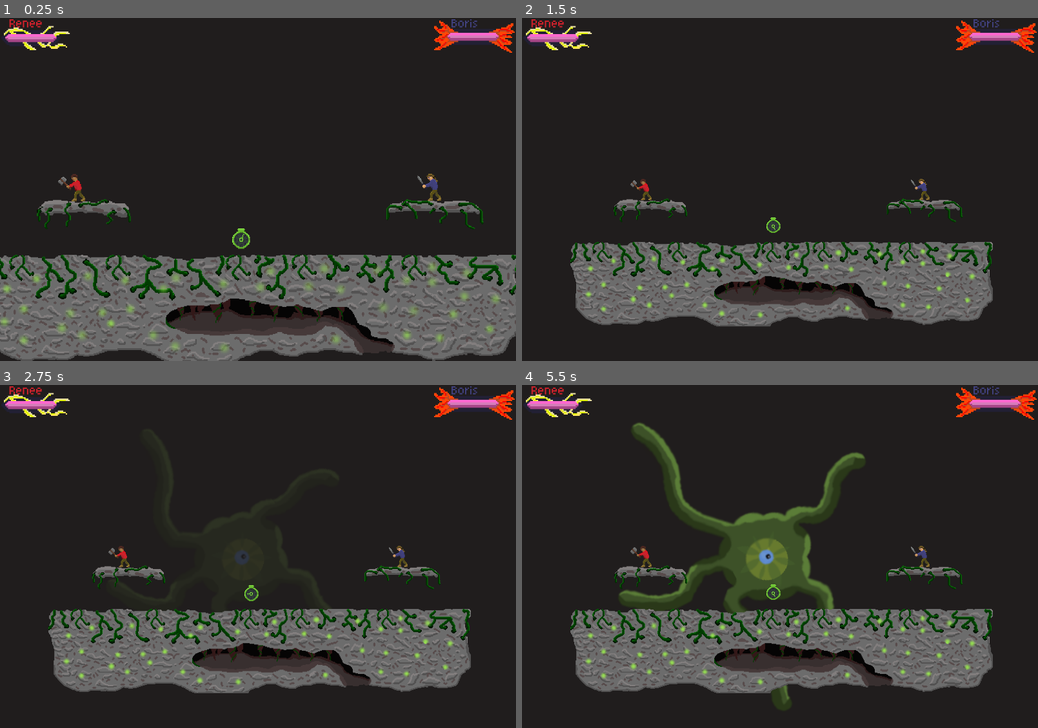
Above: before the commit, frames 1-4 (two rows, left to right).
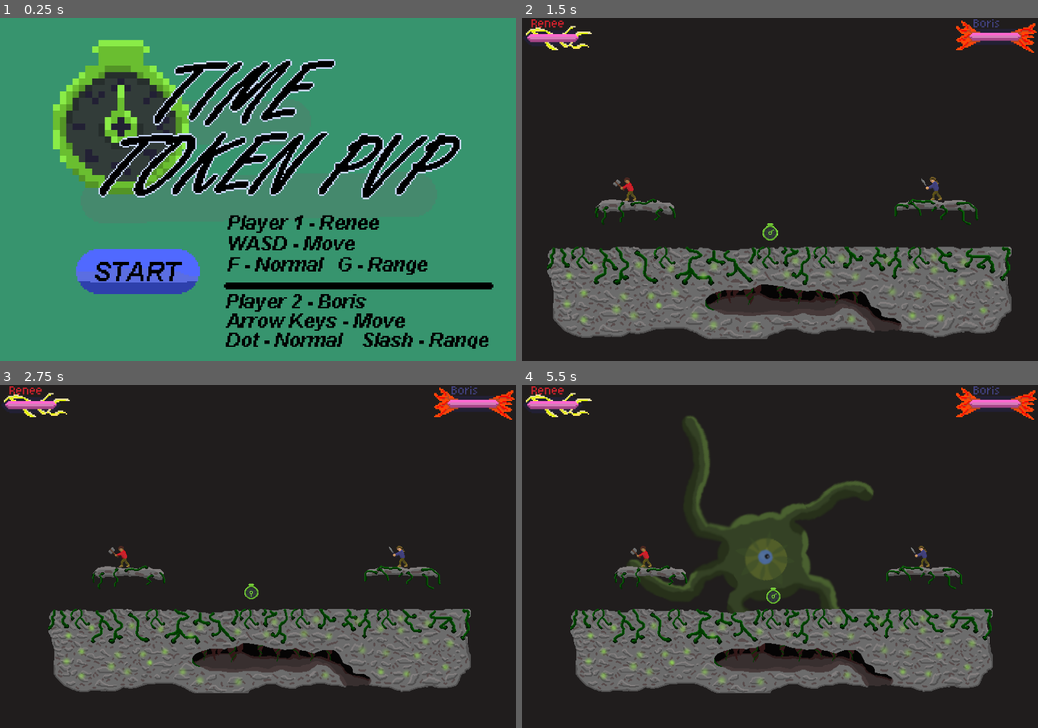
Above: after the commit, the same moments.

Repository: Justiniscoding/HavenHamilton
Game: Godot game, scene res://Scenes/menu.tscn
Two runs of this game, one before a commit and one after it. Both use one fixed random seed, a clock stepped at 60 frames per second and the inputs below. Before the commit the project starts from res://Scenes/game.tscn. Sound files missing from this copy of the repository are replaced by a short silence.
Inputs:
- Up to frame 1 (0.25 s): no input
- Up to frame 2 (1.5 s): tap Enter (Set1) at 0.5, 0.6 s; tap S (down2) at 1.35 s
- Up to frame 3 (2.75 s): hold Down (down1) from 2.03 s (still down); tap Enter (Set1) at 2.1 s
- Up to frame 4 (5.5 s): release Down (down1) at 2.78 s; tap S (down2) at 2.85, 4.35 s; tap Enter (Set1) at 3.6, 5.1 s; hold Down (down1) 4.28-5.03 s

The runs differ from the first frame. In frame 1, 99% of the frame differs, in the area x 0-100%, y 0-100%; in frame 2, 16%; in frame 3, 0.5%; in frame 4, 5.3%.
Error in both runs: Cannot call method 'connect' on a null value. (res://Scripts/game.gd:10)

Commit message:
made menu main screen

Diff:
--- a/project.godot
+++ b/project.godot
@@ -11,7 +11,7 @@
 [application]
 
 config/name="Haven Hamilton"
-run/main_scene="uid://dyn3itle8p414"
+run/main_scene="uid://dhafs15qqx18u"
 config/features=PackedStringArray("4.7", "GL Compatibility")
 config/icon="res://icon.svg"
 
